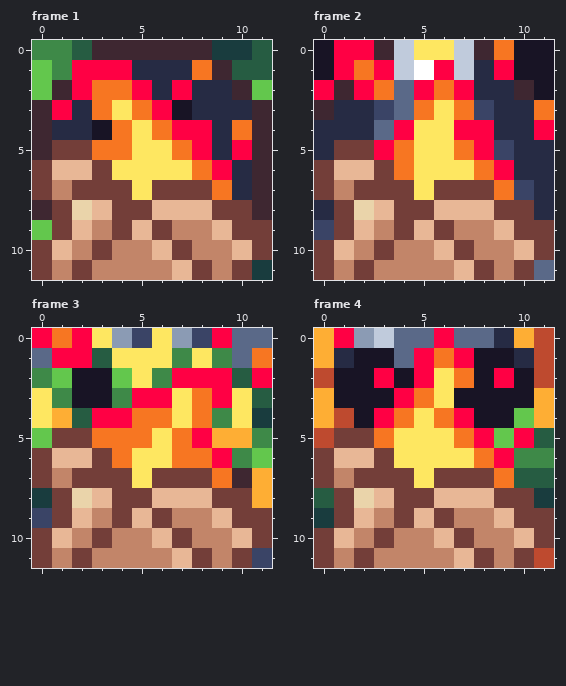
One commit to this pixel-art file: assets/tiles/rock/Tiles.aseprite. The first picture shows the starting point.
12x12 pixels, 33 frames. Shown: frame 1, frame 2, frame 3, frame 4. The commit also changed other frames, which this record leaves out.
After:
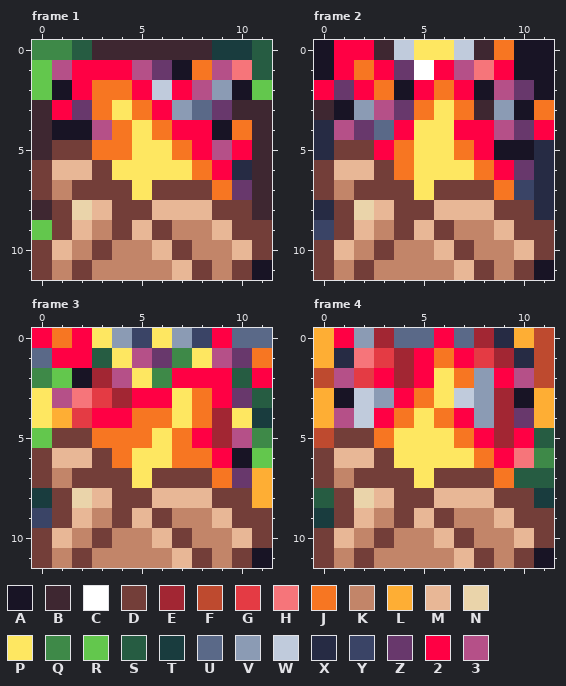
Palette (. is transparent): A #181425  B #3e2731  C #ffffff  D #733e39  E #a22633  F #be4a2f  G #e43b44  H #f6757a  J #f77622  K #c28569  L #feae34  M #e8b796  N #ead4aa  P #fee761  Q #3e8948  R #63c74d  S #265c42  T #193c3e  U #5a6988  V #8b9bb4  W #c0cbdc  X #262b44  Y #3a4466  Z #68386c  2 #ff0044  3 #b55088
From the commit log: Commit changed aseprite file fixing animations onto one line
The exact change:
layer "Pedestal" added
layer "Portal" added
layer "Spikes" added
Frame 1, layers "Portal", "Pedestal":
Colour 3 replaces colour A in row 4 at x 3.
Colour 3 replaces colour B in row 1 at x 9.
Colour 3 replaces colour Q in row 1 at x 1.
Colour 3 replaces colour X in row 1 at x 5; in row 2 at x 8; in row 5 at x 9.
Colour A replaces colour B in row 2 at x 1 and 10.
Colour A replaces colour T in row 11 at x 11.
Colour A replaces colour X in row 1 at x 7; in row 4 at x 1 to 2 and 9.
Colour B replaces colour X in row 3 at x 10.
Colour H replaces colour S in row 1 at x 10.
Colour U replaces colour X in row 3 at x 8.
Colour V replaces colour A in row 3 at x 7.
Colour V replaces colour X in row 2 at x 9.
Colour W replaces colour X in row 2 at x 6.
Colour Z replaces colour X in row 1 at x 6; in row 3 at x 2 and 9; in row 7 at x 10.
Frame 2, layers "Portal", "Pedestal":
Colour 3 replaces colour W in row 1 at x 7.
Colour 3 replaces colour X in row 2 at x 9; in row 4 at x 1 and 9.
Colour 3 replaces colour Y in row 3 at x 3.
Colour A replaces colour U in row 2 at x 4; in row 11 at x 11.
Colour A replaces colour X in row 2 at x 8; in row 3 at x 1 and 10; in row 5 at x 10.
Colour A replaces colour Y in row 5 at x 9.
Colour B replaces colour Y in row 3 at x 8.
Colour H replaces colour X in row 1 at x 8.
Colour V replaces colour X in row 3 at x 2 and 9.
Colour Z replaces colour B in row 2 at x 1 and 10.
Colour Z replaces colour U in row 3 at x 4.
Colour Z replaces colour W in row 1 at x 4.
Colour Z replaces colour X in row 4 at x 2 and 10; in row 6 at x 10.
Frame 3, layers "Spikes", "Portal", "Pedestal":
Colour 3 replaces colour L in row 5 at x 10.
Colour 3 replaces colour P in row 1 at x 5.
Colour 3 replaces colour Q in row 1 at x 9; in row 3 at x 1.
Colour 3 replaces colour R in row 2 at x 4.
Colour A replaces colour Q in row 6 at x 10.
Colour A replaces colour Y in row 11 at x 11.
Colour E replaces colour A in row 2 at x 3.
Colour E replaces colour L in row 5 at x 9.
Colour E replaces colour Q in row 3 at x 4; in row 4 at x 9.
Colour G replaces colour A in row 3 at x 3.
Colour G replaces colour S in row 4 at x 2.
Colour H replaces colour A in row 3 at x 2.
Colour Z replaces colour B in row 7 at x 10.
Colour Z replaces colour P in row 1 at x 6; in row 3 at x 10.
Colour Z replaces colour U in row 1 at x 10.
Frame 4, layers "Spikes", "Portal", "Pedestal":
Colour 3 replaces colour A in row 2 at x 1 and 10.
Colour 3 replaces colour F in row 4 at x 1.
Colour A replaces colour F in row 11 at x 11.
Colour E replaces colour A in row 1 at x 9; in row 2 at x 4; in rows 3 to 4 at x 9.
Colour E replaces colour R in row 5 at x 9.
Colour E replaces colour U in row 0 at x 8; in row 1 at x 4.
Colour E replaces colour W in row 0 at x 3.
Colour G replaces colour A in row 1 at x 3 and 8; in row 2 at x 2.
Colour H replaces colour A in row 1 at x 2.
Colour H replaces colour Q in row 6 at x 10.
Colour V replaces colour A in row 2 at x 8; in row 3 at x 3 and 8; in row 4 at x 8.
Colour W replaces colour A in row 3 at x 2 and 7; in row 4 at x 2.
Colour Z replaces colour R in row 4 at x 10.
Where, in picture pixels (left, top, right, bottom), the same in both pictures:
changed: (52, 60, 272, 280)
changed: (334, 60, 554, 280)
changed: (52, 348, 272, 568)
changed: (334, 328, 554, 568)
